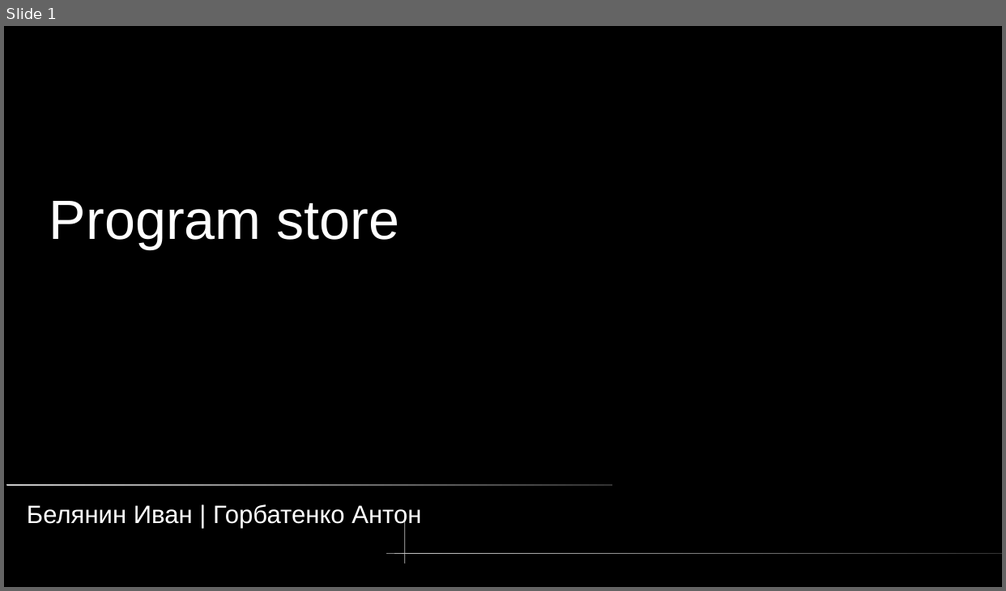
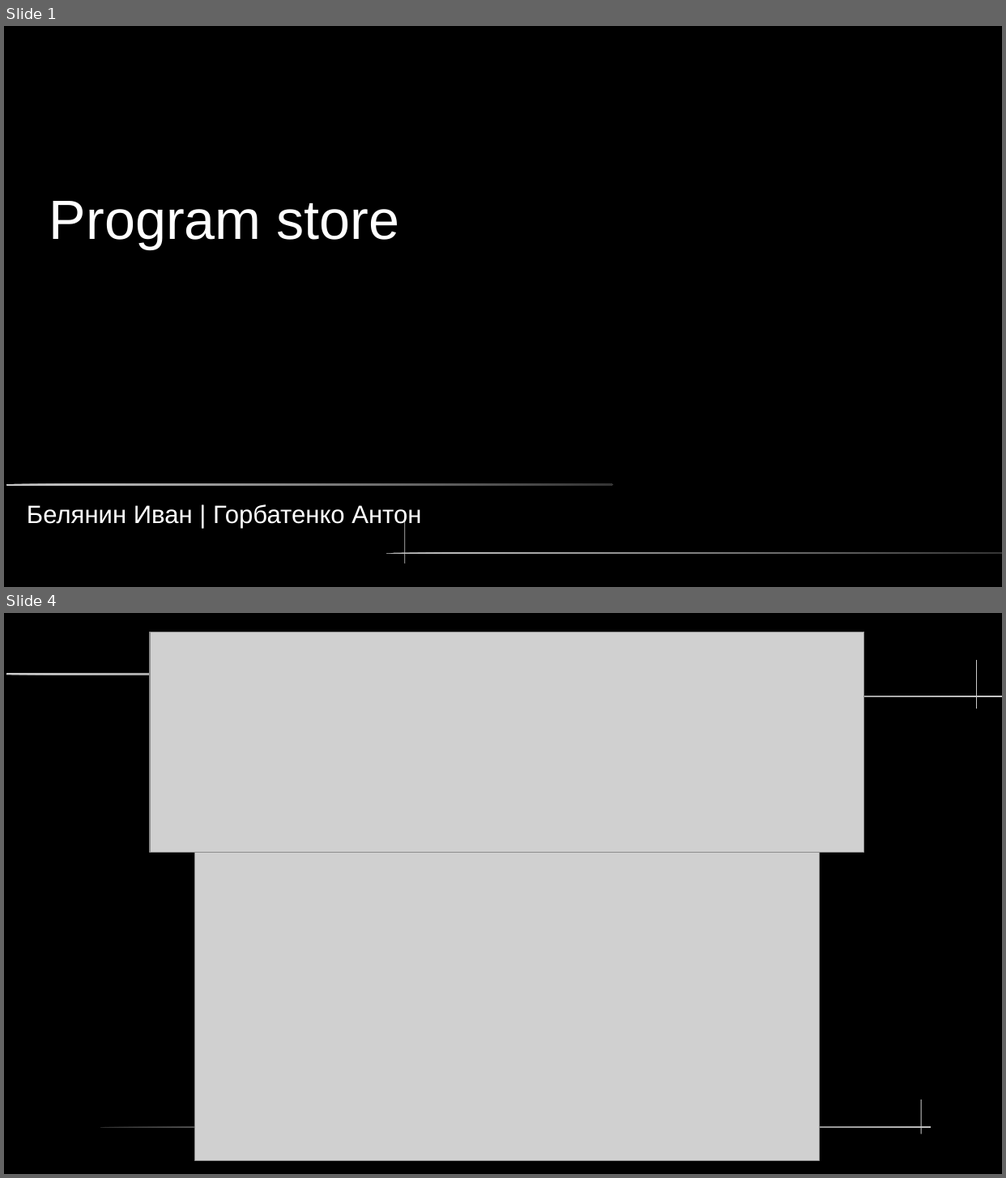
Before and after one commit to KrutyashBB/ProgramStore, a slide deck: info/PS_presentation.odp. Shown one above the other, each under a label of ours: slide 1 before the commit, slides 1 and 4 after it; the slides between them are not shown. The pictures are 1006x591 and 1006x1178 pixels, drawn with LibreOffice and Linux fonts; fonts in the diff are those of the drawing; grey boxes stand for pictures. Boxes give left, top, right and bottom in pixels: in the first picture for what was removed or moved away, otherwise in the second. Text is boxed around its words. In the diff, an @@ line names an element or a change of style, - is before the commit and + after.

```diff
--- a/info/PS_presentation.odp
+++ b/info/PS_presentation.odp
@@ slide 4 added at bbox=[4, 613, 1002, 1174], background #000000 @@
@@ picture added at bbox=[150, 632, 864, 853] @@
@@ freeform shape added at bbox=[977, 660, 978, 709], fill #CCCCCC @@
@@ freeform shape added at bbox=[6, 673, 612, 675], fill gradient #CCCCCC to #333333 @@
@@ freeform shape added at bbox=[443, 696, 1002, 697], fill gradient #333333 to #CCCCCC @@
@@ freeform shape added at bbox=[505, 715, 505, 1082], fill gradient #111111 to #CCCCCC @@
@@ picture added at bbox=[195, 852, 820, 1161] @@
@@ freeform shape added at bbox=[922, 1100, 923, 1135], fill #CCCCCC @@
@@ freeform shape added at bbox=[101, 1127, 470, 1128], fill gradient #333333 to #CCCCCC @@
@@ freeform shape added at bbox=[563, 1127, 931, 1128], fill gradient #333333 to #CCCCCC @@
```
Also in this commit, not shown: 11 other slides changed, 6 other slides added, 3 slides removed, 3 other files.
